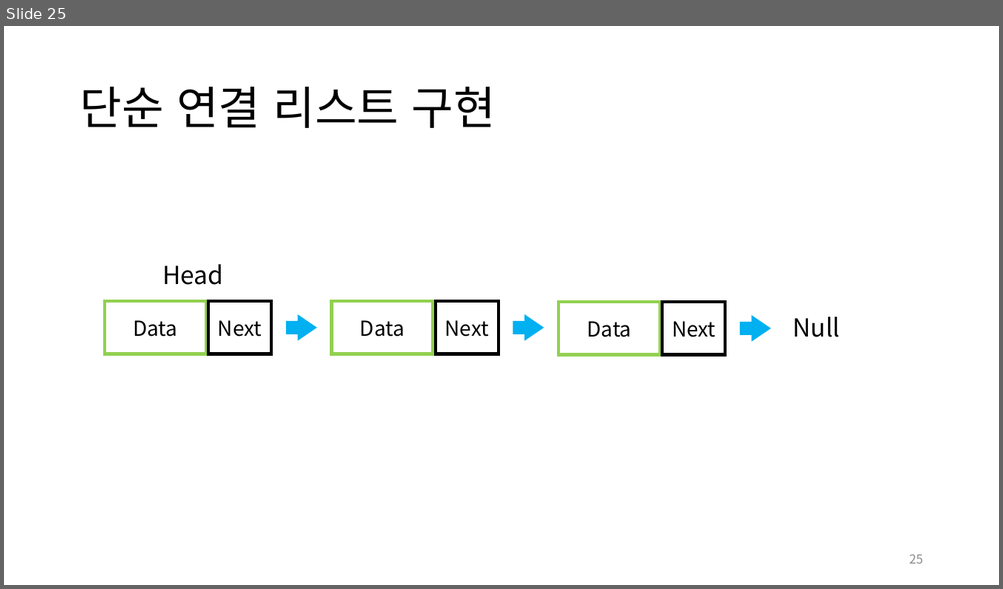
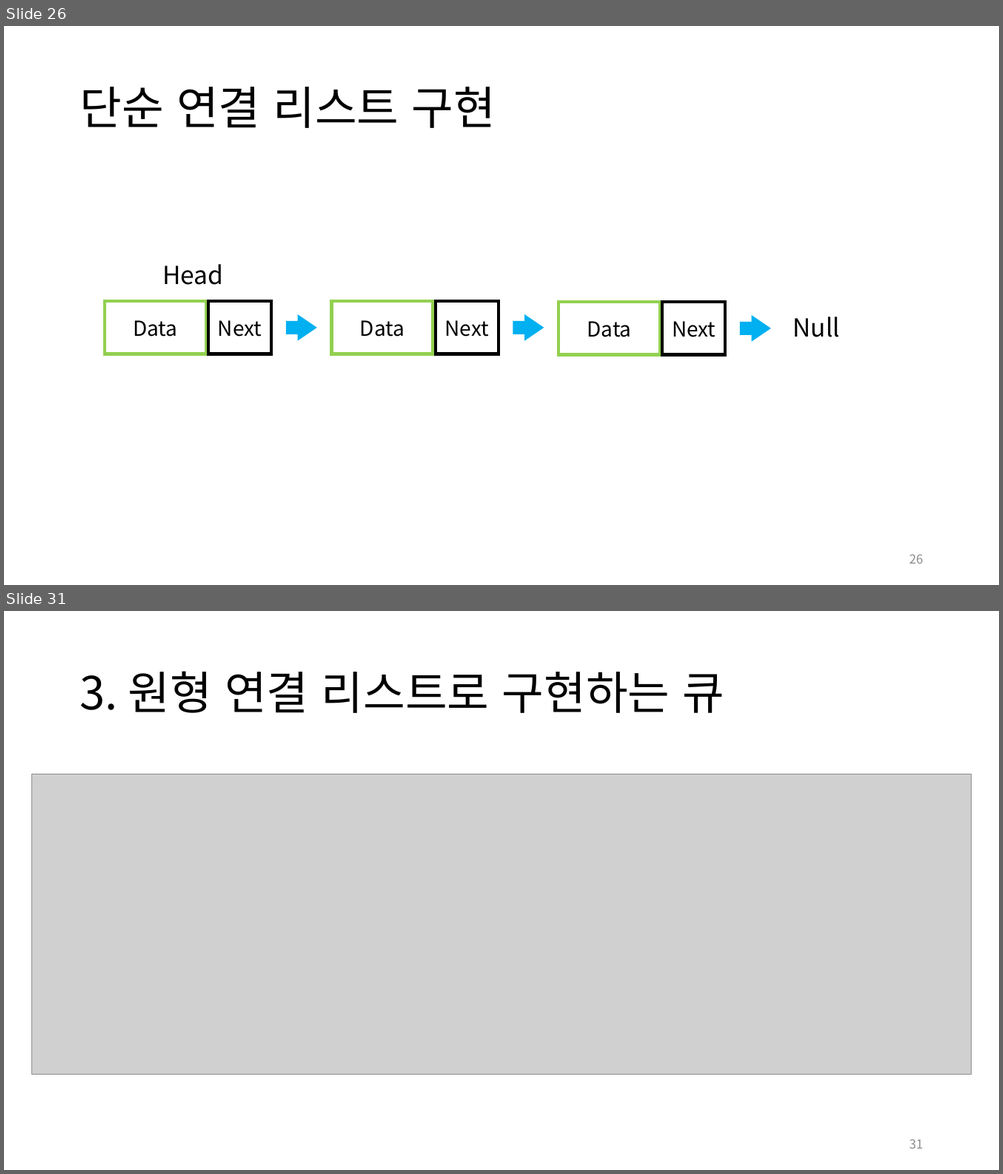
Before and after one commit to jm-kor-00/Seed_23-2nd, a slide deck: 1st/2학기_씨앗_1회.pptx. Shown one above the other, each under a label of ours: slide 25 before the commit, slides 26 and 31 after it; the slides between them are not shown. The pictures are 1003x589 and 1003x1174 pixels, drawn with LibreOffice and Linux fonts; fonts in the diff are those of the drawing; grey boxes stand for pictures. Boxes give left, top, right and bottom in pixels: in the first picture for what was removed or moved away, otherwise in the second. Text is boxed around its words. In the diff, an @@ line names an element or a change of style, - is before the commit and + after.

```diff
--- a/1st/2학기_씨앗_1회.pptx
+++ b/1st/2학기_씨앗_1회.pptx
@@ slide 31 added at [4,611,999,1170], background #FFFFFF @@
@@ title added at [79,671,725,713], 44 pt, text #000000 @@
+3. 원형 연결 리스트로 구현하는 큐
@@ picture added at [31,775,971,1074] @@
@@ page number added at [909,1139,923,1149], 12 pt, text #8C8C8C @@
+31
@@ what was slide 25 is now slide 26 @@
@@ page number at [909,554,923,564]: text changed @@
-25
+26
```
Also in this commit, not shown: 4 slides changed, 8 other slides added, 2 other files.
